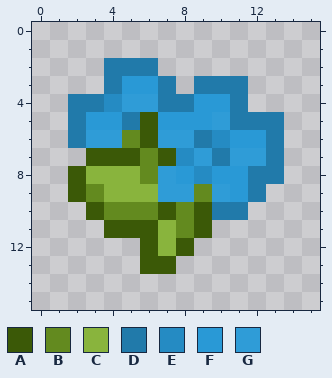
Pixel-art sprite: static/image/item/cornflower.png. Above is the file before it was changed.
The file is 16x16 pixels.
Palette (. is transparent): A #3b5907  B #638a1f  C #89b43d  D #217aaa  E #258bc3  F #2999d6  G #2f9cd7
Pixels before, first column x 2:
 2 ..DDD.......
 3 ..DFFD.DDD..
 4 DDEGGDDFFD..
 5 DFFDAFFFGDDD
 6 DGGBAGGDEFFD
 7 .AAABAEGDGGD
 8 ACCCBGFEFFDD
 9 ABCCCGGBGFD.
10 .ABBBABADD..
11 ..AAACBA....
12 ....ACA.....
13 ....AA......
New version:
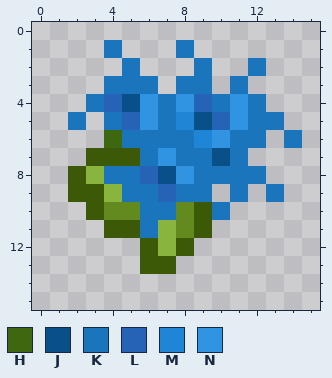
Colours new in this view: H #3d680f  J #0a5088  K #1b75bd  L #2662b5  M #1f85d7  N #3194e2
The edit:
Changed rows in their new state; - is an unchanged pixel.
first column x 2:
 1 --K---K------
 2 --.K.--K--K--
 3 --KKK.KK.K---
 4 .KLJNKNLKNK--
 5 K.KLNKMJLNKK-
 6 ..HKKKKMNKK.K
 7 ----KNKKJK..-
 8 --KKLJNKKKK.-
 9 -A-KKLKK.K.K-
10 ----KK--K.---
11 ----K--------
Changed places in both pictures, as pixel boxes (x1, y1, x2, y2):
changed: (68, 40, 302, 238)
